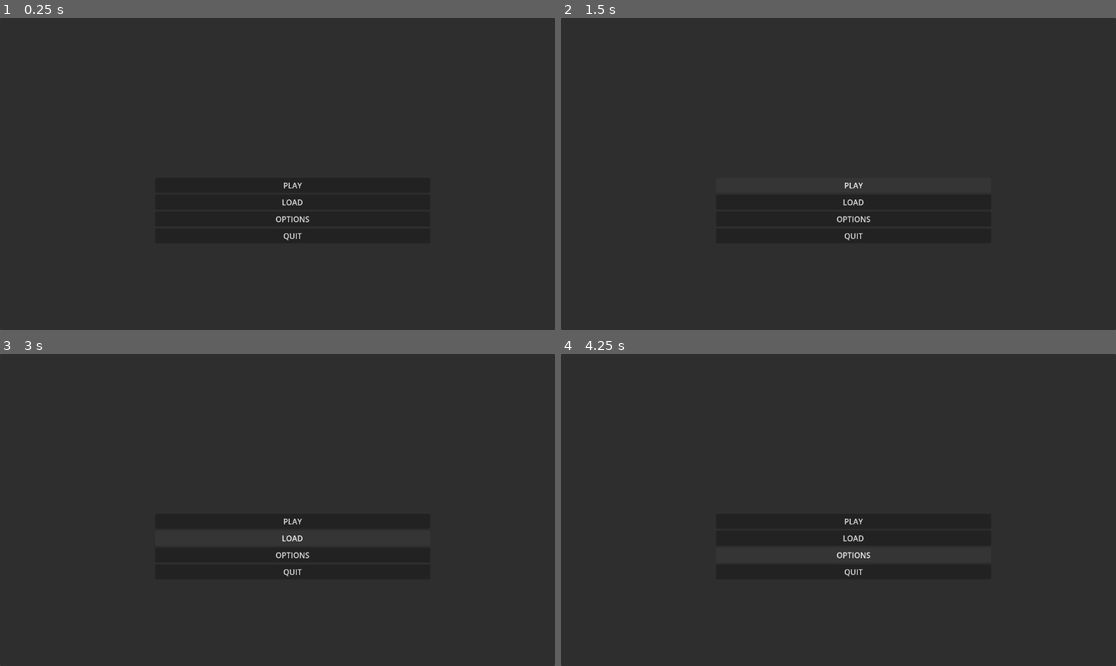
Above: before the commit, frames 1-4 (two rows, left to right).
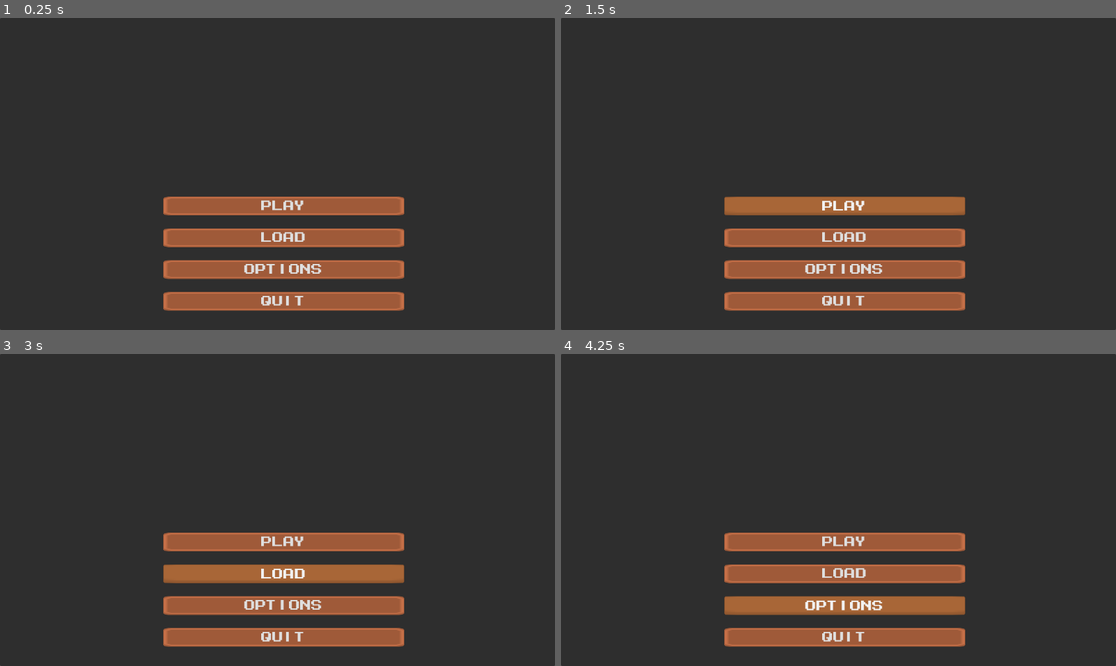
Above: after the commit, the same moments.

Repository: NiallMahon/UniMon
Game: Godot game, scene res://scenes/main_menu.tscn
Same seed, same stepped clock (60 frames per second), same inputs: the game is played once before the commit and once after it. The project has no main scene, so this scene is started directly.
Inputs:
- Up to frame 1 (0.25 s): no input
- Up to frame 2 (1.5 s): click "PLAY" at 0.5 s; click "PLAY" at 1.25 s
- Up to frame 3 (3 s): click "PLAY" at 2 s; click "LOAD" at 2.75 s
- Up to frame 4 (4.25 s): click "OPTIONS" at 3.5 s

The runs differ from the first frame. In frame 1, 11% of the frame differs, in the area x 29-73%, y 52-94%; in frame 2, 11%; in frame 3, 11%; in frame 4, 11%.

Commit message:
main hover and normal
button

Diff:
--- a/uni-mon/assets/Button.tres
+++ b/uni-mon/assets/Button.tres
@@ -36,20 +36,21 @@
 expand_margin_right = 2.0
 expand_margin_bottom = 2.0
 
-[sub_resource type="StyleBoxFlat" id="StyleBoxFlat_nubri"]
-content_margin_left = 4.0
-content_margin_top = 4.0
-content_margin_right = 4.0
-content_margin_bottom = 4.0
-bg_color = Color(0.225, 0.225, 0.225, 0.6)
-corner_radius_top_left = 3
-corner_radius_top_right = 3
-corner_radius_bottom_right = 3
-corner_radius_bottom_left = 3
-corner_detail = 5
+[sub_resource type="StyleBoxTexture" id="StyleBoxTexture_uxqqn"]
+texture = ExtResource("2_vimhn")
+texture_margin_left = 2.0
+texture_margin_top = 2.0
+texture_margin_right = 2.0
+texture_margin_bottom = 2.0
+region_rect = Rect2(513, 113, 14, 14)
 
 [sub_resource type="StyleBoxTexture" id="StyleBoxTexture_c4rjx"]
 texture = ExtResource("2_vimhn")
+texture_margin_left = 2.0
+texture_margin_top = 2.0
+texture_margin_right = 2.0
+texture_margin_bottom = 4.0
+region_rect = Rect2(418, 101, 90, 26)
 
 [sub_resource type="StyleBoxFlat" id="StyleBoxFlat_5vyhc"]
 content_margin_left = 4.0
@@ -89,7 +90,7 @@
 Button/fonts/font = ExtResource("1_uxqqn")
 Button/styles/disabled = SubResource("StyleBoxFlat_027hb")
 Button/styles/focus = SubResource("StyleBoxFlat_ucdtd")
-Button/styles/hover = SubResource("StyleBoxFlat_nubri")
+Button/styles/hover = SubResource("StyleBoxTexture_uxqqn")
 Button/styles/normal = SubResource("StyleBoxTexture_c4rjx")
 Button/styles/pressed = SubResource("StyleBoxFlat_5vyhc")
 Label/colors/font_color = Color(1, 1, 1, 1)
--- a/uni-mon/scenes/main_menu.tscn
+++ b/uni-mon/scenes/main_menu.tscn
@@ -1,4 +1,6 @@
 [gd_scene format=3 uid="uid://qd2kwto3hh5o"]
+
+[ext_resource type="Theme" uid="uid://64kj0br48n5j" path="res://assets/Button.tres" id="1_l6cm7"]
 
 [node name="MainMenu" type="Control" unique_id=166266711]
 layout_mode = 3
@@ -23,25 +25,35 @@
 anchor_top = 0.512
 anchor_right = 0.77500004
 anchor_bottom = 1.0
-offset_left = -0.55999756
+offset_left = 16.440002
 offset_top = 0.22399902
-offset_right = 0.19995117
-offset_bottom = 8.0
+offset_right = -53.80005
+offset_bottom = 0.8800049
 grow_horizontal = 2
 grow_vertical = 0
+theme_override_constants/separation = 27
+alignment = 1
 
 [node name="Button" type="Button" parent="VBoxContainer" unique_id=1579942547]
 layout_mode = 2
+theme = ExtResource("1_l6cm7")
+theme_override_font_sizes/font_size = 32
 text = "PLAY"
 
 [node name="Button2" type="Button" parent="VBoxContainer" unique_id=2036717377]
 layout_mode = 2
+theme = ExtResource("1_l6cm7")
+theme_override_font_sizes/font_size = 32
 text = "LOAD"
 
 [node name="Button3" type="Button" parent="VBoxContainer" unique_id=1769041976]
 layout_mode = 2
+theme = ExtResource("1_l6cm7")
+theme_override_font_sizes/font_size = 32
 text = "OPTIONS"
 
 [node name="Button4" type="Button" parent="VBoxContainer" unique_id=1264798834]
 layout_mode = 2
+theme = ExtResource("1_l6cm7")
+theme_override_font_sizes/font_size = 32
 text = "QUIT"
